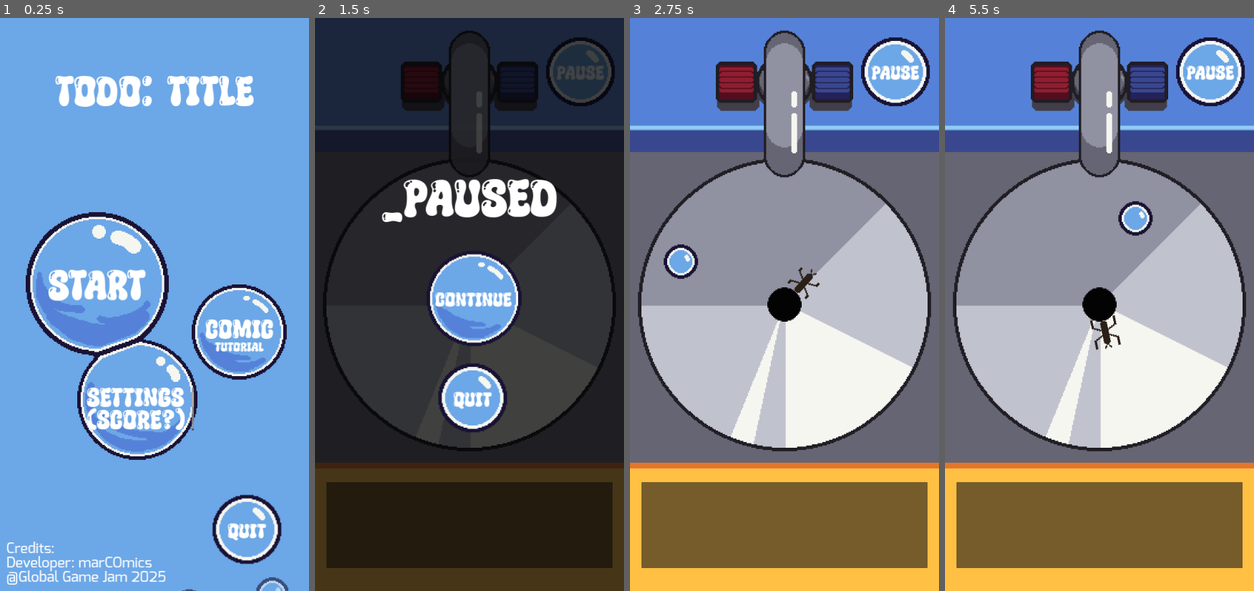
Above: before the commit, frames 1-4 (left to right).
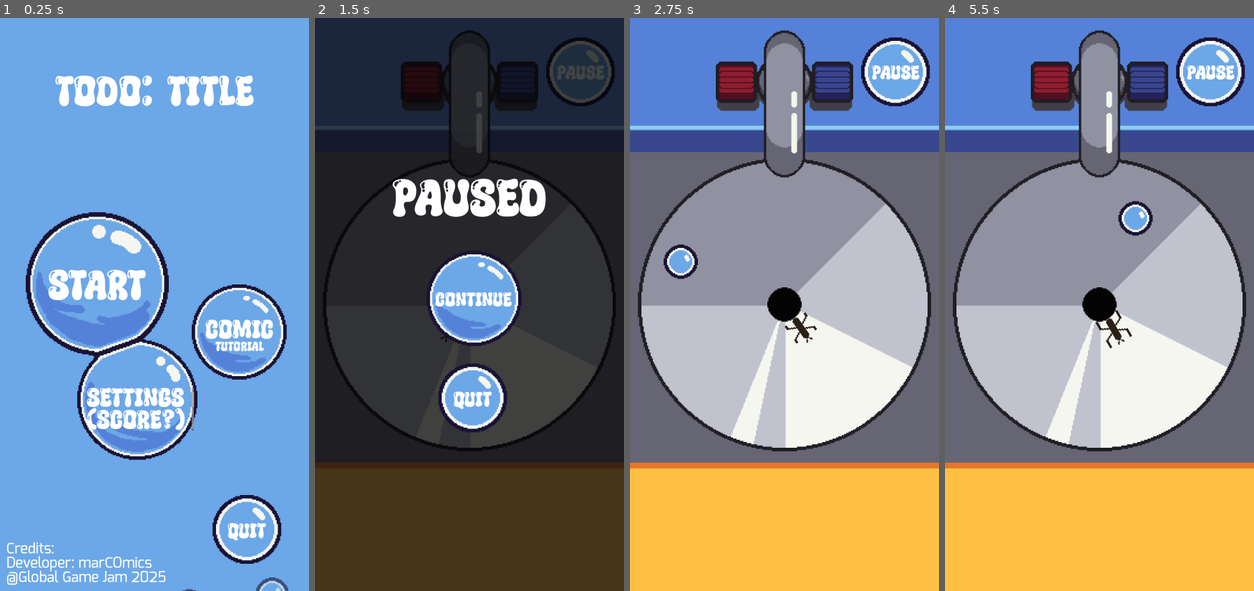
Above: after the commit, the same moments.

Repository: marCOmics/GGJ2025_Bubble
Game: Godot game, scene res://src/start_screen.tscn
Two runs of this game, one before a commit and one after it. Both use one fixed random seed, a clock stepped at 60 frames per second and the inputs below.
Inputs (mouse positions are in pixels of both pictures, inside the frame that each line leads up to):
- Up to frame 1 (0.25 s): no input
- Up to frame 2 (1.5 s): move the mouse to (410, 281) at 0.52 s; click (410, 281) at 0.67 s; move the mouse to (580, 75) at 1.27 s; click (580, 75) at 1.42 s
- Up to frame 3 (2.75 s): tap Enter at 2 s; move the mouse to (787, 298) at 2.02 s; click (787, 298) at 2.17 s
- Up to frame 4 (5.5 s): move the mouse to (1084, 419) at 2.77 s; click (1084, 419) at 2.92 s; move the mouse to (1192, 390) at 3.52 s; click (1192, 390) at 3.67 s; move the mouse to (1006, 218) at 4.27 s; click (1006, 218) at 4.42 s; move the mouse to (1114, 304) at 5.02 s; click (1114, 304) at 5.17 s

The runs differ from the first frame. In frame 1, 1.5% of the frame differs, in the area x 2-94%, y 10-100%; in frame 2, 16%, in the area x 3-97%, y 8-96%; in frame 3, 14%; in frame 4, 14%.

Commit message:
After Crash :p

Diff:
--- a/ggj2025_bubble_mrm/project.godot
+++ b/ggj2025_bubble_mrm/project.godot
@@ -22,6 +22,8 @@
 window/size/viewport_width=540
 window/size/viewport_height=1000
 window/size/resizable=false
+window/stretch/mode="viewport"
+window/stretch/aspect="expand"
 window/stretch/scale=0.5
 window/handheld/orientation=1
 
--- /dev/null
+++ b/ggj2025_bubble_mrm/src/game/act_mngr.gd
@@ -0,0 +1,30 @@
+extends Node
+class_name GGF_ACTMngr
+
+@onready var _actPanel = $ACTPanel
+
+var _timeTillNextACT : float =  6
+var _currACT : ACT_TYPES
+
+enum ACT_TYPES{
+	AVOID = 0,
+	BLOW = 1,
+	POP = 2,
+}
+
+# Called when the node enters the scene tree for the first time.
+func _ready() -> void:
+	_actPanel.hide()
+
+
+# Called every frame. 'delta' is the elapsed time since the previous frame.
+func _process(delta: float) -> void:
+	const MIN_TIME_TO_SPAWN = 5.0
+	const MAX_TIME_TO_SPAWN = 12.0
+
+	_timeTillNextACT -= delta
+
+	if _timeTillNextACT <= 0:
+		var act_type = GGJ_Game.RNG.randi_range(GGF_ACTMngr.ACT_TYPES.AVOID, 2)
+		_actPanel.show()
+		_timeTillNextACT = GGJ_Game.RNG.randf_range(MIN_TIME_TO_SPAWN, MAX_TIME_TO_SPAWN)
--- /dev/null
+++ b/ggj2025_bubble_mrm/src/game/act_mngr.tscn
@@ -0,0 +1,12 @@
+[gd_scene load_steps=3 format=3 uid="uid://4bxgh2couqhq"]
+
+[ext_resource type="Script" path="res://src/game/act_mngr.gd" id="1_7pr48"]
+[ext_resource type="Texture2D" uid="uid://cmcjmitv3xrvo" path="res://res/ACTs.png" id="2_eusgw"]
+
+[node name="ACTMngr" type="Node2D"]
+script = ExtResource("1_7pr48")
+
+[node name="ACTPanel" type="Sprite2D" parent="."]
+position = Vector2(10, 762)
+texture = ExtResource("2_eusgw")
+vframes = 4
--- a/ggj2025_bubble_mrm/src/game/game.gd
+++ b/ggj2025_bubble_mrm/src/game/game.gd
@@ -7,6 +7,7 @@
 @onready var _label := $ParallaxBackground/ParallaxUp/ACTPanel/RichTextLabel
 @onready var _bubbleList := $ParallaxBackground/ParallaxDown/Bubbles
 @onready var _pauseOrGameoverLabel = $ParallaxBackground/PauseOrGameOverTint/CanvasLayer/PauseOrGameOverLabel
+
 
 static var RNG = RandomNumberGenerator.new()
 static var _instance : GGJ_Game #Singleton Pattern
@@ -24,10 +25,10 @@
 func _process(delta: float) -> void:
 	spawn_bubbles(delta)
 
-	#Update richtext label
-	_label.text = "[font_size=70]x: " + str(_gyroscope.get_rotation().normalized().x) + "\n" + \
-		"y: " + str(_gyroscope.get_rotation().normalized().y) #+ "\n" + \
-		#"z: " + str(_gyroscope.get_rotation().z) + "[/font_size]"
+	##Update richtext label
+	#_label.text = "[font_size=70]x: " + str(_gyroscope.get_rotation().normalized().x) + "\n" + \
+		#"y: " + str(_gyroscope.get_rotation().normalized().y) #+ "\n" + \
+		##"z: " + str(_gyroscope.get_rotation().z) + "[/font_size]"
 
 
 static func on_pc() -> bool:
@@ -46,7 +47,7 @@
 
 func end_game() -> void:
 	toggle_pause()
-	_pauseOrGameoverLabel.text = "[center][font_size=200]_GAME OVER[/font_size][/center]"
+	_pauseOrGameoverLabel.text = "[center][font_size=200]GAME OVER[/font_size][/center]"
 	$ParallaxBackground/PauseOrGameOverTint/CanvasLayer/ContinueBtn.hide()
 
 
@@ -55,7 +56,6 @@
 	const MAX_TIME_TO_SPAWN = 3.0
 
 	_timeTillNextBubbleSpawn -= p_delta
-	#print("Time till spawn: " + str(_timeTillNextBubbleSpawn))
 
 	if _timeTillNextBubbleSpawn <= 0:
 		var newBubble := bubbleSCN.instantiate()
@@ -87,7 +87,7 @@
 	$ParallaxBackground/PauseOrGameOverTint.visible = currently_paused
 	$ParallaxBackground/PauseOrGameOverTint/CanvasLayer.visible = currently_paused
 	#"underscore" Prefix, as CanvasLayer is swallowing the first symbol:
-	_pauseOrGameoverLabel.text = "[center][font_size=200]_PAUSED[/font_size][/center]"
+	_pauseOrGameoverLabel.text = "[center][font_size=200]PAUSED[/font_size][/center]"
 	get_tree().paused = currently_paused
 	return currently_paused
 
--- a/ggj2025_bubble_mrm/src/game/game.tscn
+++ b/ggj2025_bubble_mrm/src/game/game.tscn
@@ -8,6 +8,7 @@
 [ext_resource type="Texture2D" uid="uid://c7y5vwgcm5hdb" path="res://res/WaterTap.png" id="6_pemya"]
 [ext_resource type="Texture2D" uid="uid://o4d2gs7ad1qm" path="res://res/MenuButtons_Solo.png" id="7_r47c0"]
 [ext_resource type="Texture2D" uid="uid://bgn54sh0qdxgo" path="res://res/MenuButton_Solo_Big.png" id="8_gmn3f"]
+[ext_resource type="PackedScene" uid="uid://4bxgh2couqhq" path="res://src/game/act_mngr.tscn" id="9_ci3v4"]
 
 [sub_resource type="CircleShape2D" id="CircleShape2D_0k5qo"]
 
@@ -49,29 +50,6 @@
 [node name="WaterTap" type="Sprite2D" parent="ParallaxBackground/ParallaxUp"]
 position = Vector2(0, -700)
 texture = ExtResource("6_pemya")
-
-[node name="ACTPanel" type="Panel" parent="ParallaxBackground/ParallaxUp"]
-custom_minimum_size = Vector2(1000, 300)
-anchors_preset = 8
-anchor_left = 0.5
-anchor_top = 0.5
-anchor_right = 0.5
-anchor_bottom = 0.5
-offset_left = -500.0
-offset_top = 620.0
-offset_right = 500.0
-offset_bottom = 920.0
-grow_horizontal = 2
-grow_vertical = 2
-
-[node name="RichTextLabel" type="RichTextLabel" parent="ParallaxBackground/ParallaxUp/ACTPanel"]
-visible = false
-custom_minimum_size = Vector2(1000, 300)
-layout_mode = 0
-offset_right = 40.0
-offset_bottom = 40.0
-bbcode_enabled = true
-text = "test"
 
 [node name="PauseBtn" type="TextureRect" parent="ParallaxBackground/ParallaxUp"]
 anchors_preset = 8
@@ -177,6 +155,9 @@
 scale = Vector2(10, 10)
 shape = SubResource("CircleShape2D_0tje8")
 
+[node name="ACTMngr" parent="." instance=ExtResource("9_ci3v4")]
+position = Vector2(0, 100)
+
 [connection signal="body_entered" from="ParallaxBackground/ParallaxDown/Sink/Hole" to="." method="_on_hole_body_entered"]
 [connection signal="input_event" from="ParallaxBackground/ParallaxUp/PauseBtn/PauseArea" to="." method="_on_pause_area_input_event"]
 [connection signal="input_event" from="ParallaxBackground/PauseOrGameOverTint/CanvasLayer/ContinueBtn/ContinueArea" to="." method="_on_continue_area_input_event"]
Not shown, changed: ggj2025_bubble_mrm/export_presets.cfg
Binary file added: ggj2025_bubble_mrm/res/ACTs.aseprite
Binary file added: ggj2025_bubble_mrm/res/ACTs.png
Not shown, added: ggj2025_bubble_mrm/res/ACTs.png.import
Binary file added: ggj2025_bubble_mrm/res/Hands.aseprite
Binary file added: ggj2025_bubble_mrm/res/Hands.png
Not shown, added: ggj2025_bubble_mrm/res/Hands.png.import
Not shown: 1 places in ggj2025_bubble_mrm/src/game/game.tscn that only renumber resources
Not shown, changed: ggj2025_bubble_mrm/bin/ggj2025_bubble_mrm.apk
Not shown, changed: ggj2025_bubble_mrm/bin/ggj2025_bubble_mrm.apk.idsig
